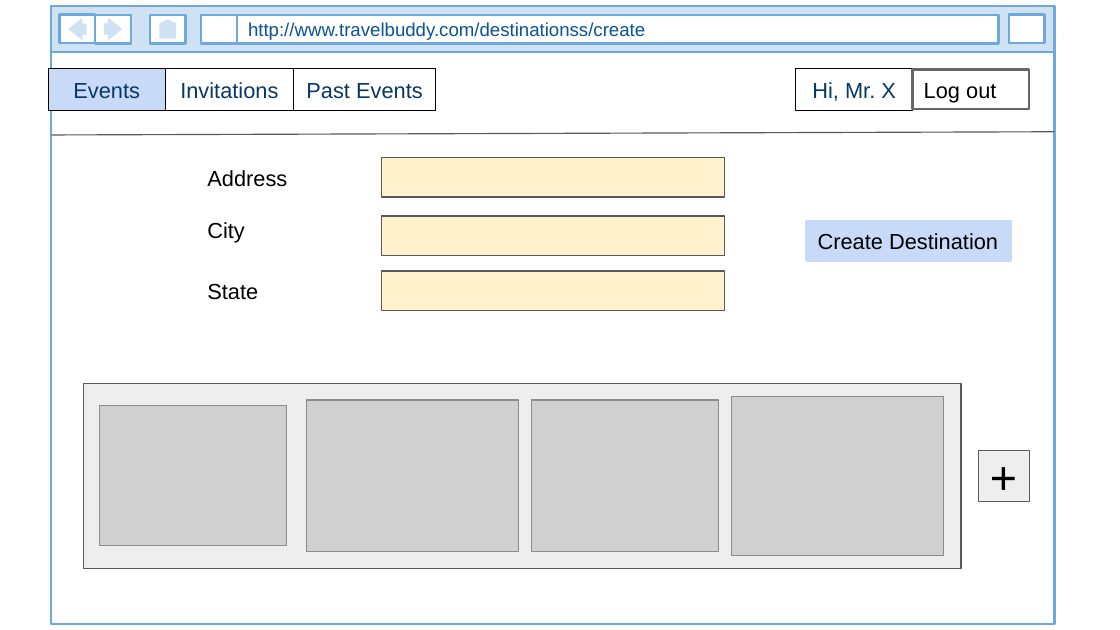
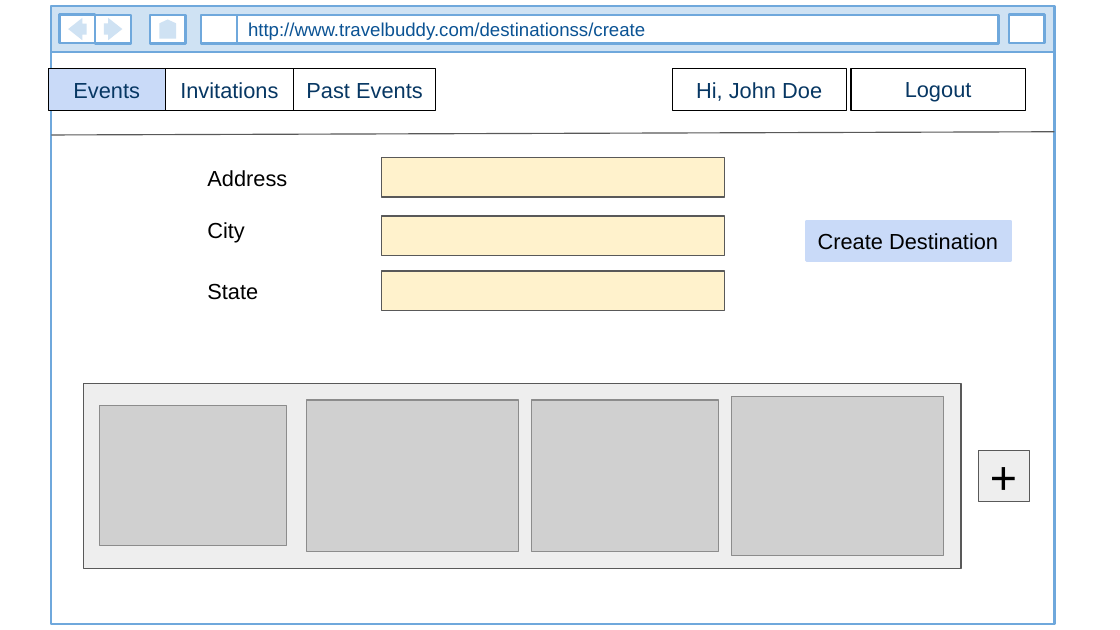
Before and after one commit to kauser-cse-buet/TravelWithBuddy, a slide deck: slide 10 of misc/user_interface_designs.pptx. Drawn at 1120x630 pixels with LibreOffice and Linux fonts; fonts in the diff are those of the drawing; grey boxes stand for pictures. Boxes give left, top, right and bottom in pixels: in the first picture for what was removed or moved away, otherwise in the second. Text is boxed around its words. In the diff, an @@ line names an element or a change of style, - is before the commit and + after.

```diff
--- a/misc/user_interface_designs.pptx
+++ b/misc/user_interface_designs.pptx
@@ rectangle added at [672, 68, 847, 111], outline #000000 0.75 pt, 14 pt, text #073763 @@
+Hi, John Doe
@@ rectangle removed at [796, 68, 913, 111] @@
-Hi, Mr. X
@@ rectangle added at [851, 68, 1026, 111], outline #000000 0.75 pt, 14 pt, text #073763 @@
+Logout
@@ rectangle removed at [913, 69, 1029, 109] @@
-Log out
```
Also in this commit, not shown: 7 other slides changed, 1 slide added, 1 slide removed, 2 other files.
